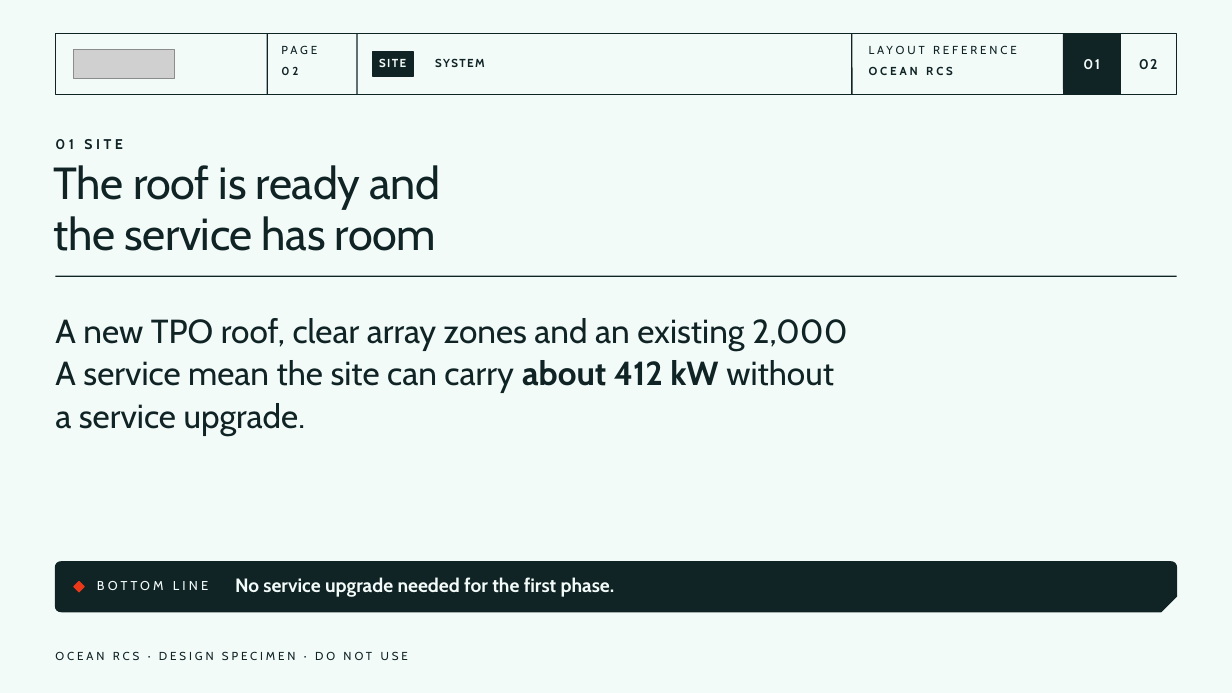
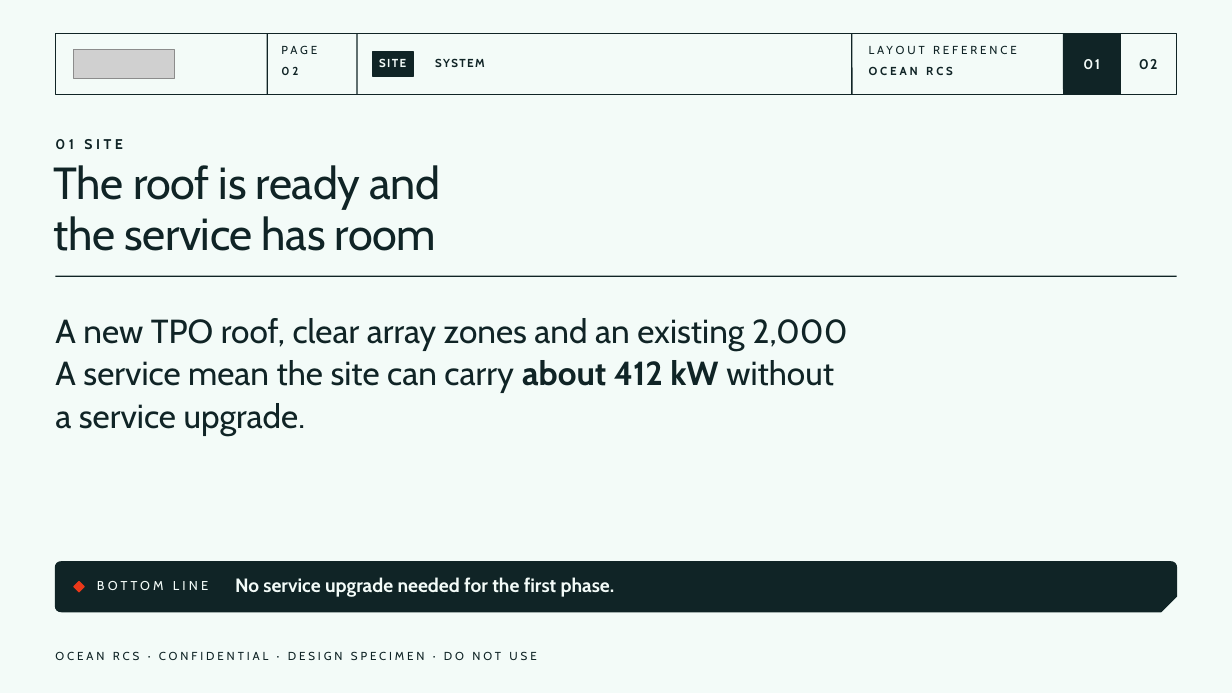
Before and after one commit to sfield079/ocean-brand-system, a slide deck: slide 2 of output/pptx/ocean-deck-recipe-5.pptx. Drawn at 1232x693 pixels with LibreOffice and Linux fonts; fonts in the diff are those of the drawing; grey boxes stand for pictures. Boxes give left, top, right and bottom in pixels: in the first picture for what was removed or moved away, otherwise in the second. Text is boxed around its words. In the diff, an @@ line names an element or a change of style, - is before the commit and + after.

Commit message:
Combined notices, image SOP with environments, pairing tiers and priority pairings
- Footers show classification and status together (Confidential · Draft · Do not use) on decks, proposals, reports and every contract page; per-slide stricter status
- Environment backgrounds can use any Part 6 photo source (Ocean project, stock, AI); dividers accept project photos
- Pairing tiers (text, large, display, tonal) enforced; usage map for all 30 pairings in tokens and decisions.md Part 12
- Olive + Honeydew, Sage + Sprig and Sprig + Crimson placed in the recipes and catalog; pull-quote layout; soft environment maps for display pairings

```diff
--- a/output/pptx/ocean-deck-recipe-5.pptx
+++ b/output/pptx/ocean-deck-recipe-5.pptx
@@ text at bbox=[55, 651, 536, 660]: text changed @@
-OCEAN RCS · DESIGN SPECIMEN · DO NOT USE
+OCEAN RCS · CONFIDENTIAL · DESIGN SPECIMEN · DO NOT USE
```
Also in this commit, not shown: 3 other slides changed, 50 other files.
